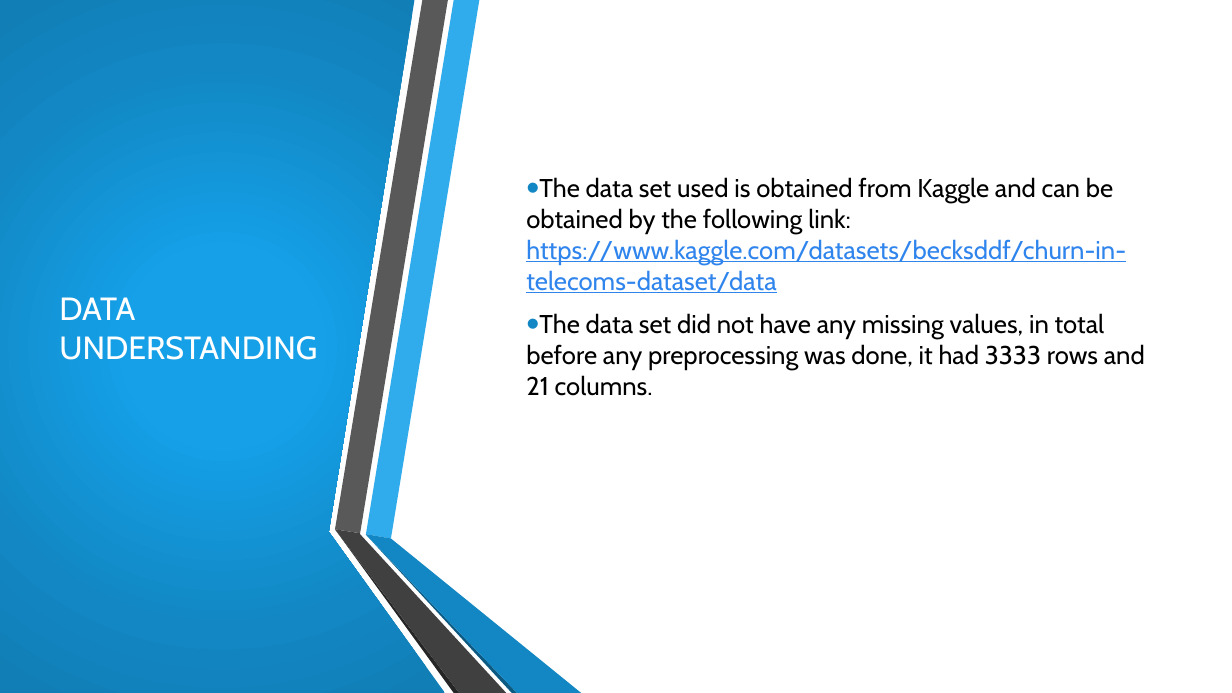
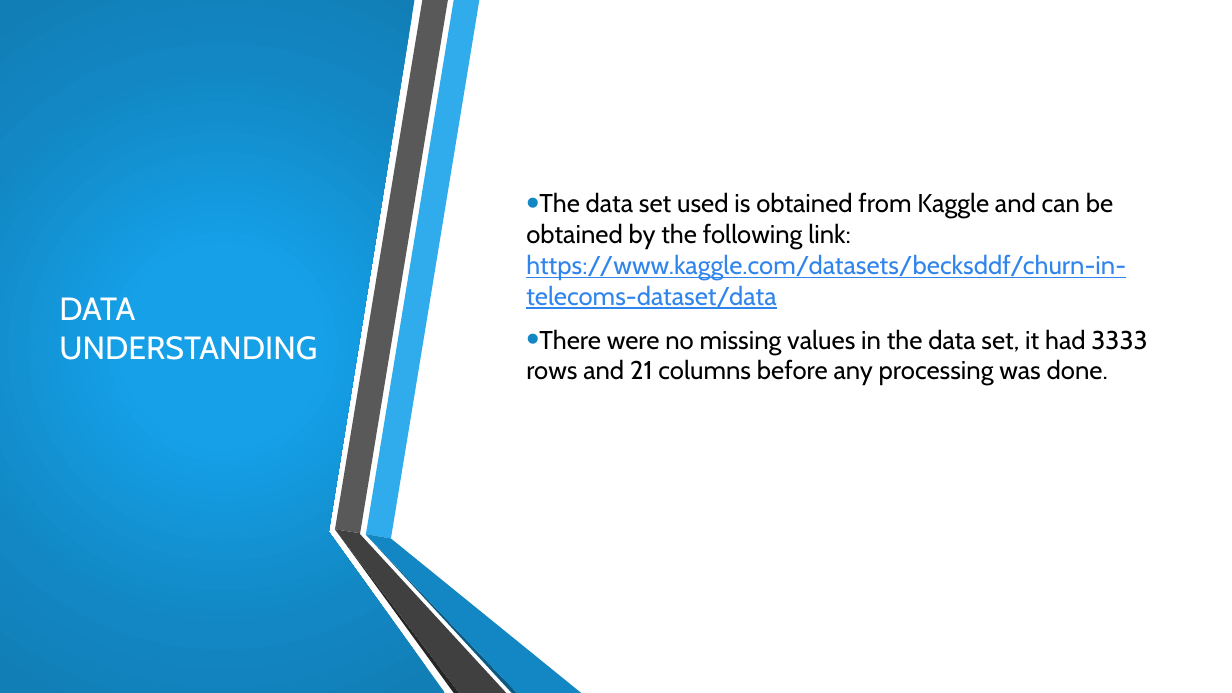
Before and after one commit to Ivet566/PHASE-3-PROJECT, a slide deck: slide 4 of Ivet Buyaki_powerpoint .pptx. Drawn at 1232x693 pixels with LibreOffice and Linux fonts; fonts in the diff are those of the drawing; background and template pictures are left out. Boxes give left, top, right and bottom in pixels: in the first picture for what was removed or moved away, otherwise in the second. Text is boxed around its words. In the diff, an @@ line names an element or a change of style, - is before the commit and + after.

```diff
--- a/Ivet Buyaki_powerpoint .pptx
+++ b/Ivet Buyaki_powerpoint .pptx
@@ text at (526, 329, 1147, 385): text changed @@
-• The data set did not have any missing values, in total before any preprocessing was done, it had 3333 rows and 21 columns.
+• There were no missing values in the data set, it had 3333 rows and 21 columns before any processing was done.
```
Also in this commit, not shown: 7 other slides changed, 4 other files.
